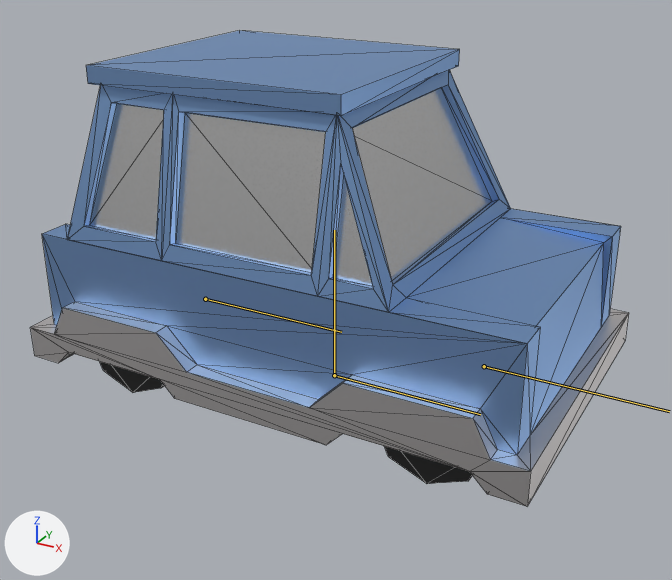
Before and after pictures for a commit that changed the glTF model blender imports/car.glb.
Camera for both pictures: a 50 mm lens placed at (2.57, -4.65, 2.93), pointed at (0.09, -0.14, 0.68). Lighting does not change. The marker at lower left points along +X, +Y and +Z. The bones that bend it are drawn over the model as lines. Mesh edges are drawn as thin lines.

Names of what the first picture shows: 'BackWheels', 'Chasis', 'FrontWheels.001'.
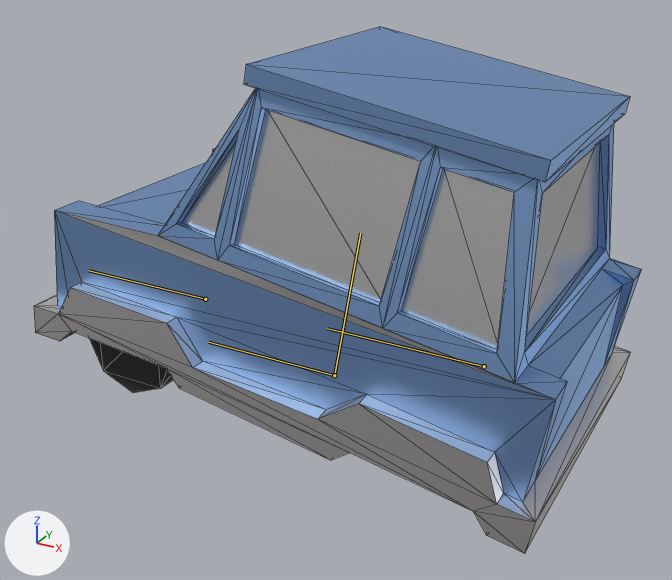
The newer file adds an action. The first version stands in its rest pose; the second is drawn at frame 6 of the action 'SpinOut'.

The change, as a list of edits to the scene's bpy script:
```text
Change bone_spine0:
    where bone_spine0 = bpy.data.objects['Armature'].pose.bones['spine0']
    bone_spine0.rotation_quaternion: (1.0, 0.0, 0.0, 0.0) -> (0.0, 0.087, 0.996, 0.0)  # degrees (0, 0, 0) -> degrees (0, -180, -10)
    bone_spine0.scale: (1.0, 1.0, 1.0) -> (1.0, 1.03, 1.0)
Change bone_frontwheel:
    where bone_frontwheel = bpy.data.objects['Armature'].pose.bones['frontWheel']
    bone_frontwheel.location: (0.0, 0.0, 0.0) -> (0.0, -2.0, 0.0)
    bone_frontwheel.rotation_quaternion: (1.0, 0.0, 0.0, 0.0) -> (0.0, 0.0, 0.0, 1.0)  # degrees (0, 0, 0) -> degrees (0, 0, -180)
Change bone_backwheel:
    where bone_backwheel = bpy.data.objects['Armature'].pose.bones['backWheel']
    bone_backwheel.location: (0.0, 0.0, 0.0) -> (0.0, 2.0, 0.0)
    bone_backwheel.rotation_quaternion: (1.0, 0.0, 0.0, 0.0) -> (0.0, 0.0, 0.0, 1.0)  # degrees (0, 0, 0) -> degrees (0, 0, -180)
Change bone_control:
    where bone_control = bpy.data.objects['Armature'].pose.bones['control']
    bone_control.rotation_quaternion: (1.0, 0.0, 0.0, 0.0) -> (0.0, 0.0, 0.0, 1.0)  # degrees (0, 0, 0) -> degrees (0, 0, -180)
```

What differs and where, as boxes [x1, y1, x2, y2] in the pictures (672 x 580 px):
'Chasis', posed (11% taller): before [31, 31, 629, 506]; after [34, 27, 641, 554]
bone 'spine0', root to tip: before (334, 375) to (334, 230); after (334, 375) to (360, 233)
bone 'frontWheel', root to tip: before (484, 366) to (669, 411); after (205, 299) to (88, 270)
bone 'backWheel', root to tip: before (205, 299) to (341, 332); after (484, 366) to (327, 328)
bone 'control', root to tip: before (334, 375) to (480, 414); after (334, 375) to (208, 342)
